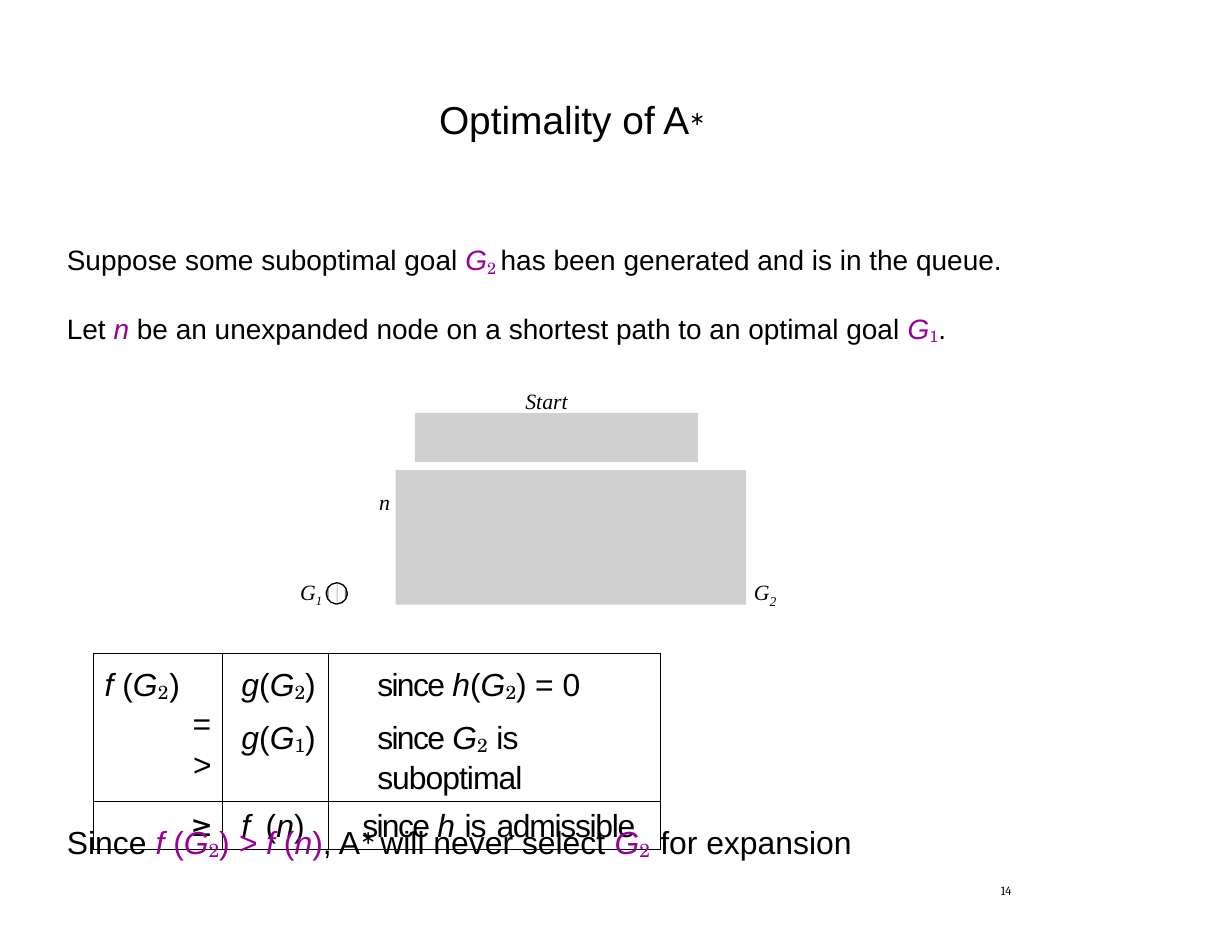
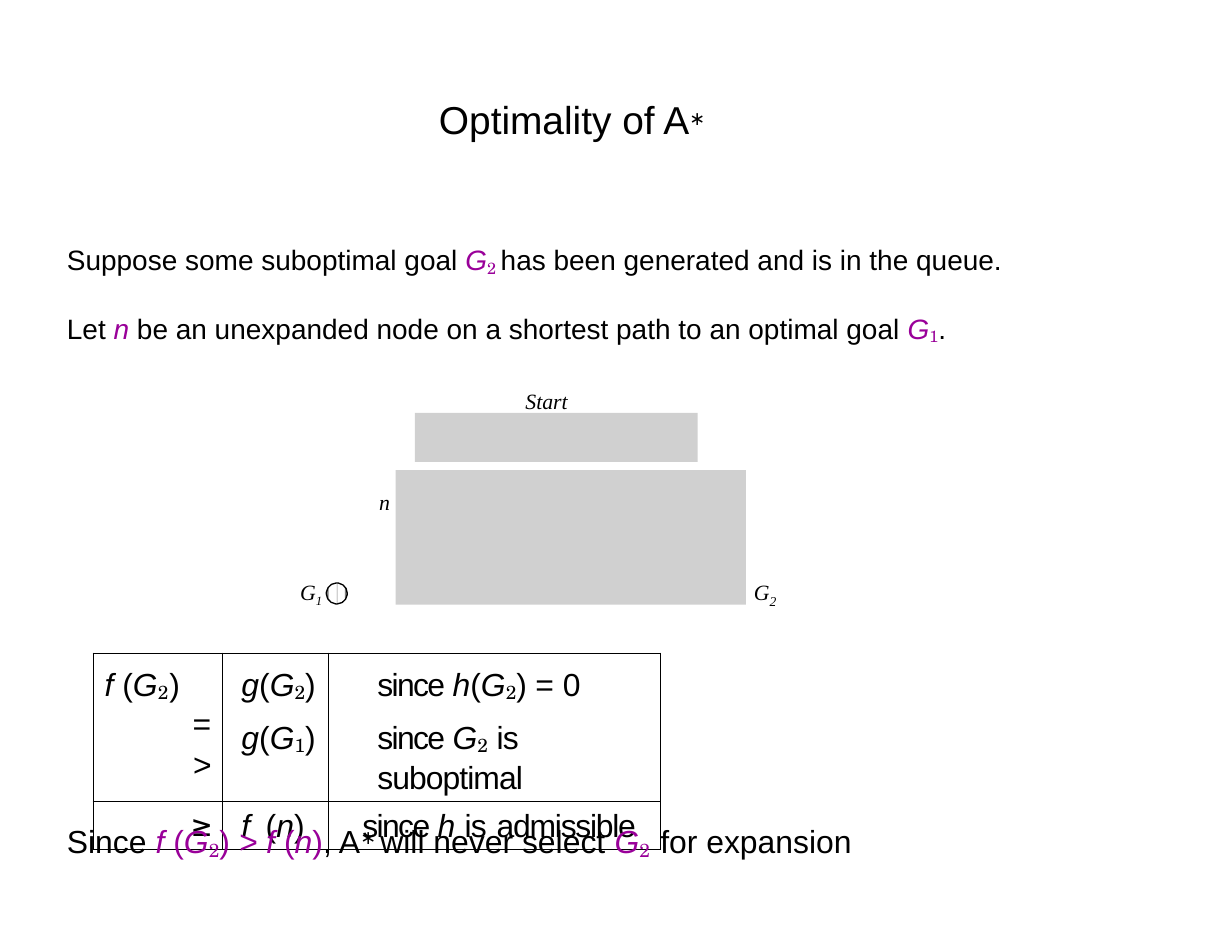
Before and after one commit to tdhock/2023-08-artificial-intelligence, a slide deck: slide 14 of slides/chapter3.2.pptx. Drawn at 1232x952 pixels with LibreOffice and Linux fonts; fonts in the diff are those of the drawing; grey boxes stand for pictures. Boxes give left, top, right and bottom in pixels: in the first picture for what was removed or moved away, otherwise in the second. Text is boxed around its words. In the diff, an @@ line names an element or a change of style, - is before the commit and + after.

```diff
--- a/slides/chapter3.2.pptx
+++ b/slides/chapter3.2.pptx
@@ table at (x1=93, y1=653, x2=660, y2=848) @@
@@ letter spacing -0.5 to -0.4 pt in "g(G2)" @@
@@ letter spacing -0.2 to -0.1 pt in "g(G1)" @@
@@ letter spacing -0.6 to -0.5 pt in "G2" @@
@@ letter spacing -0.7 to -0.6 pt in "suboptimal" @@
@@ letter spacing -0.9 to -0.8 pt in "admissible" @@
@@ page number removed at (x1=1001, y1=886, x2=1012, y2=895) @@
-14
```
Also in this commit, not shown: 19 other slides changed, 1 other file.
